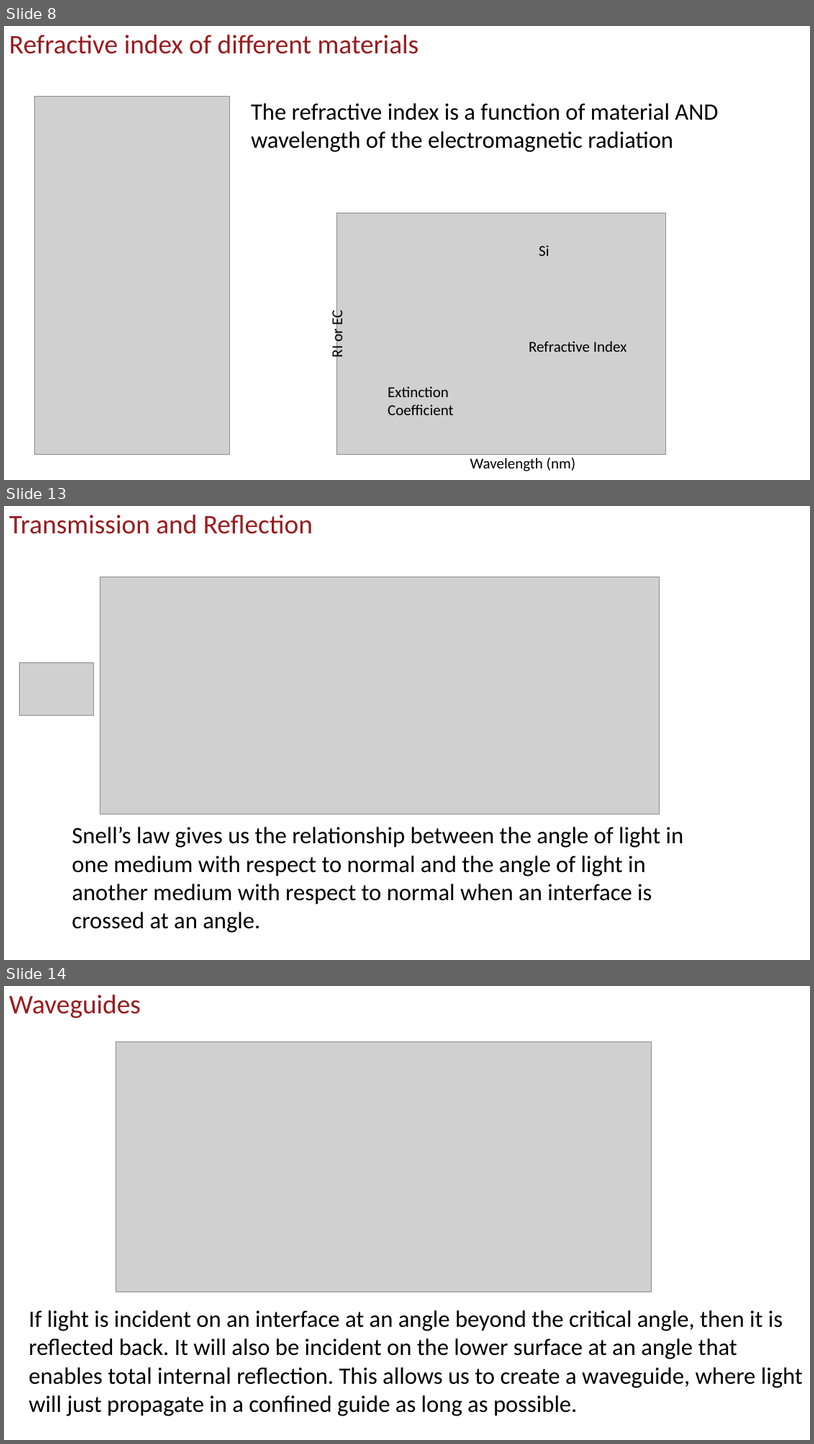
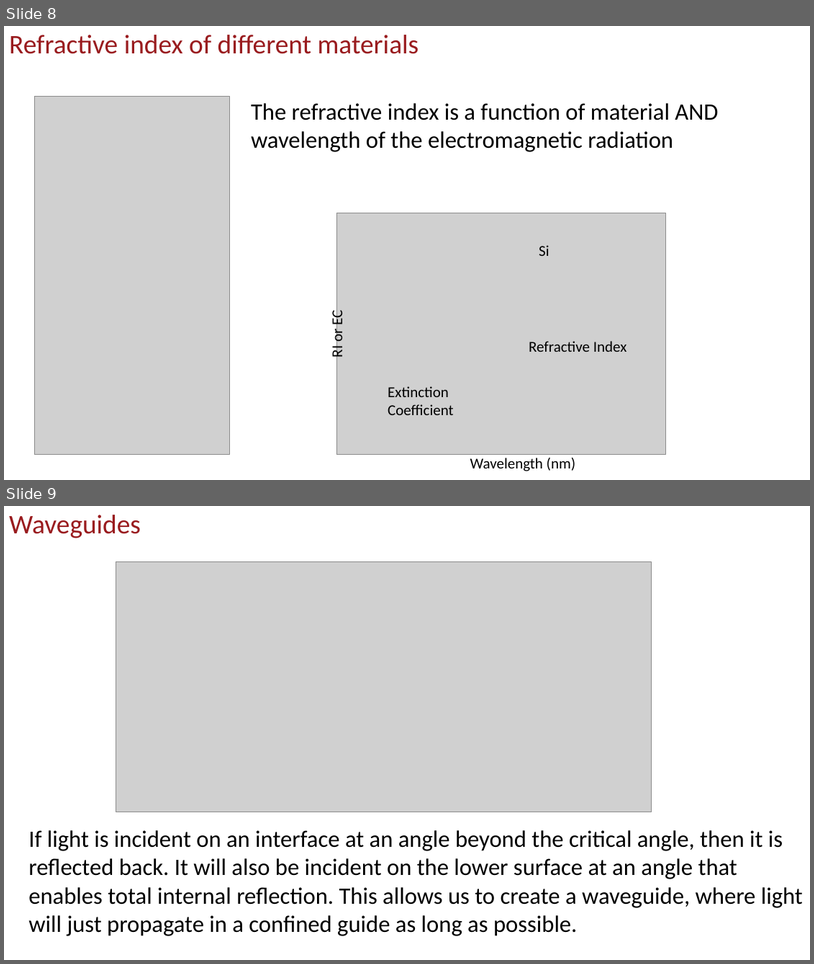
Before and after one commit to uscee105/ee105, a slide deck: assets/module-5-comm/mod-5-lecture-21-opt-comm.pptx. Shown one above the other, each under a label of ours: slides 8, 13 and 14 before the commit, slides 8 and 9 after it; the slides between them are not shown. The pictures are 814x1444 and 814x964 pixels, drawn with LibreOffice and Linux fonts; fonts in the diff are those of the drawing; grey boxes stand for pictures; background and template pictures are left out. Boxes give left, top, right and bottom in pixels: in the first picture for what was removed or moved away, otherwise in the second. Text is boxed around its words. In the diff, an @@ line names an element or a change of style, - is before the commit and + after.

```diff
--- a/assets/module-5-comm/mod-5-lecture-21-opt-comm.pptx
+++ b/assets/module-5-comm/mod-5-lecture-21-opt-comm.pptx
@@ slide 13 removed at [4,506,810,960], background #FFFFFF @@
@@ title removed at [9,515,313,534] @@
-Transmission and Reflection
@@ picture removed at [100,577,659,814] @@
@@ picture removed at [19,662,93,715] @@
@@ text removed at [72,826,684,932] @@
-Snell’s law gives us the relationship between the angle of light in one medium with respect to normal and the angle of light in another medium with respect to normal when an interface is crossed at an angle.
@@ what was slide 14 is now slide 9 @@
```
Also in this commit, not shown: 1 slide changed, 30 slides added, 4 other slides removed, 43 other files.
